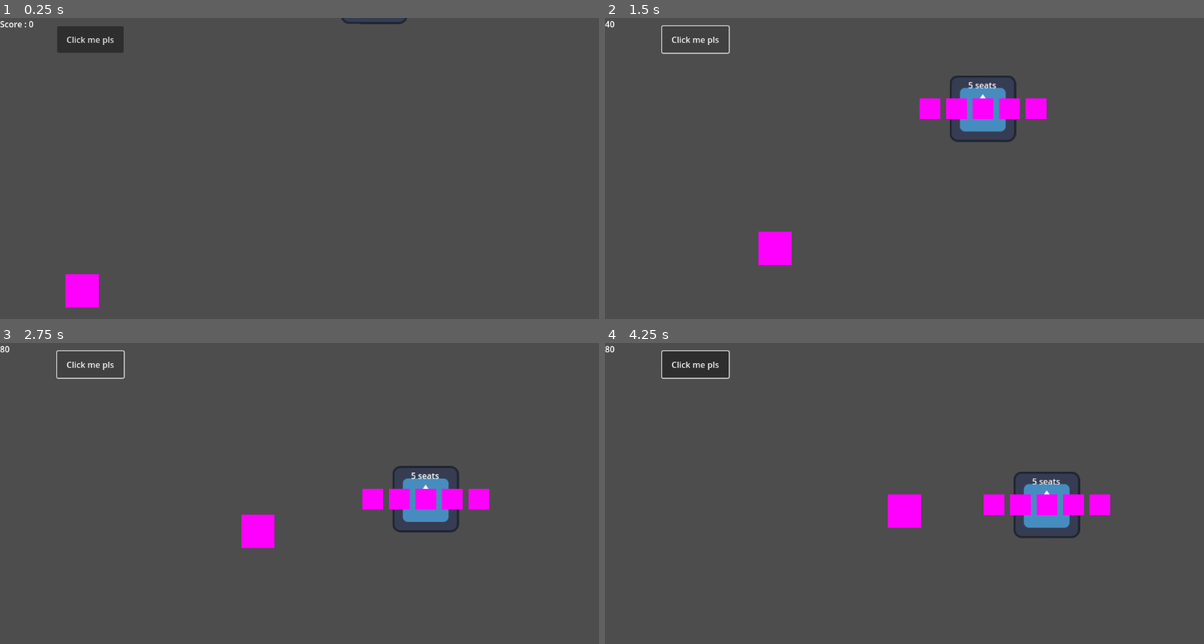
Above: before the commit, frames 1-4 (two rows, left to right).
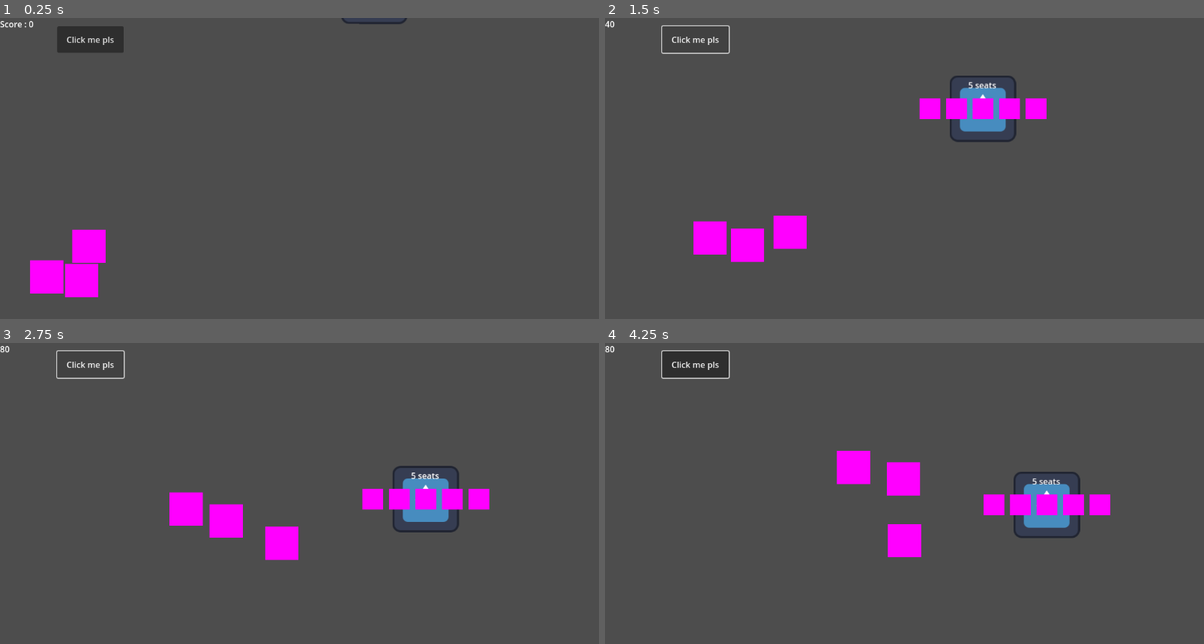
Above: after the commit, the same moments.

Repository: TrennaGiacomo/GayJam2025
Game: Godot game, scene res://game.tscn
The game is run twice, just before and just after one commit, with the same random seed, the same clock (stepped at 60 frames per second) and the same inputs. The engine's default icon, where the game draws it, is replaced by a stand-in: a white triangle on a blue panel in a dark square.
Inputs (mouse positions are in pixels of both pictures, inside the frame that each line leads up to):
- Up to frame 1 (0.25 s): no input
- Up to frame 2 (1.5 s): click "Click me pls" at 0.5 s; click "Click me pls" at 1.25 s
- Up to frame 3 (2.75 s): click "Click me pls" at 2 s
- Up to frame 4 (4.25 s): drag from (862, 532) to (964, 436) at 2.77 s; drag from (784, 526) to (928, 478) at 3.52 s

The runs differ from the first frame. In frame 1, 1.7% of the frame differs, in the area x 5-18%, y 70-97%; in frame 2, 2.0%; in frame 3, 2.3%; in frame 4, 2.4%, in the area x 38-53%, y 35-72%.

Commit message:
Added collissions

Diff:
--- a/gayjam2025/characters/guy.gd
+++ b/gayjam2025/characters/guy.gd
@@ -1,4 +1,4 @@
-extends Sprite2D
+extends RigidBody2D
 
 class_name guy
 
@@ -19,6 +19,8 @@
 var beingMoved: bool
 var mouseOffset: Vector2
 
+var groupId: int;
+
 func _ready() -> void:
 	cam = $'/root/Game/Camera2D' as Camera2D
 	if (not cam):
@@ -32,13 +34,13 @@
 	if (beingMoved):
 		var mousePos = cam.get_local_mouse_position()
 		var offsetPos = mousePos + mouseOffset
-		position = lerp(position, offsetPos, dragSpeed * delta)
+		move_and_collide(lerp(position, offsetPos, dragSpeed * delta) - position)
 
 	if (!isDraggable):
 		beingMoved = false
 
 	if (!beingMoved && isWalkingToTarget):
-		position = position.move_toward(targetPoint, walkSpeed*delta);
+		move_and_collide(position.move_toward(targetPoint, walkSpeed*delta) - position);
 
 func _unhandled_input(event: InputEvent):
 	if(event is InputEventMouseButton):
--- a/gayjam2025/characters/guy.tscn
+++ b/gayjam2025/characters/guy.tscn
@@ -1,17 +1,20 @@
-[gd_scene load_steps=4 format=3 uid="uid://77nvr0u3unc0"]
+[gd_scene load_steps=5 format=3 uid="uid://77nvr0u3unc0"]
 
 [ext_resource type="Script" path="res://characters/guy.gd" id="1_q2jt0"]
-
-[sub_resource type="PlaceholderTexture2D" id="PlaceholderTexture2D_0llfh"]
-resource_local_to_scene = true
-size = Vector2(64, 64)
 
 [sub_resource type="RectangleShape2D" id="RectangleShape2D_ypiaw"]
 size = Vector2(64, 64)
 
-[node name="Guy" type="Sprite2D"]
+[sub_resource type="PlaceholderTexture2D" id="PlaceholderTexture2D_ygeed"]
+
+[sub_resource type="RectangleShape2D" id="RectangleShape2D_adbqn"]
+size = Vector2(66, 66)
+
+[node name="Guy" type="RigidBody2D"]
 position = Vector2(32, 32)
-texture = SubResource("PlaceholderTexture2D_0llfh")
+gravity_scale = 0.0
+can_sleep = false
+lock_rotation = true
 script = ExtResource("1_q2jt0")
 walkSpeed = 150.0
 dragSpeed = 5.0
@@ -21,4 +24,11 @@
 [node name="CollisionShape2D" type="CollisionShape2D" parent="Area2D"]
 shape = SubResource("RectangleShape2D_ypiaw")
 
+[node name="Sprite2D" type="Sprite2D" parent="."]
+scale = Vector2(64, 64)
+texture = SubResource("PlaceholderTexture2D_ygeed")
+
+[node name="CollisionShape2D" type="CollisionShape2D" parent="."]
+shape = SubResource("RectangleShape2D_adbqn")
+
 [connection signal="input_event" from="Area2D" to="." method="_on_area_2d_input_event"]
--- a/gayjam2025/characters/guyManager.gd
+++ b/gayjam2025/characters/guyManager.gd
@@ -6,21 +6,32 @@
 @onready var spawnPoint: Node2D = $SpawnPoint
 @onready var walkTarget: Node2D = $WalkTarget
 
+var groups = {};
+
 # Called when the node enters the scene tree for the first time.
 func _ready() -> void:
-	spawn_guy()
+	spawnGroup(3);
 
 # Called every frame. 'delta' is the elapsed time since the previous frame.
 func _process(delta: float) -> void:
 	pass
 
-func spawn_guy() -> void:
+func spawnGroup(size: int) -> int:
+	var groupId = groups.size();
+
+	for i in size:
+		spawn_guy(groupId);
+
+	return groupId;
+
+func spawn_guy(groupId: int) -> void:
 	if (not spawnPoint):
 		printerr("GuyManager: SpawnPoint not found")
 		return
 
 	var guyInstance = guyScene.instantiate() as guy
-	guyInstance.position = spawnPoint.position
-	guyInstance.targetPoint = walkTarget.position
+	guyInstance.position = spawnPoint.position + Vector2(randf_range(-100, 100), randf_range(-100, 100))
+	guyInstance.targetPoint = walkTarget.position + Vector2(randf_range(-100, 100), randf_range(-100, 100))
+	guyInstance.groupId = groupId;
 
 	add_child(guyInstance)
